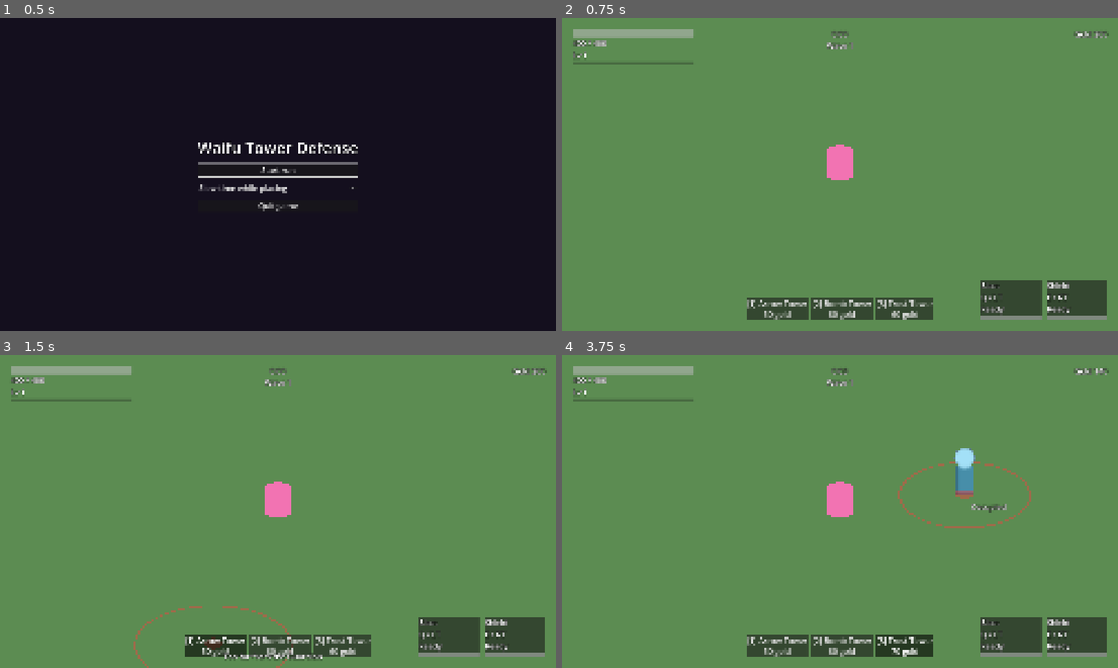
Above: before the commit, frames 1-4 (two rows, left to right).
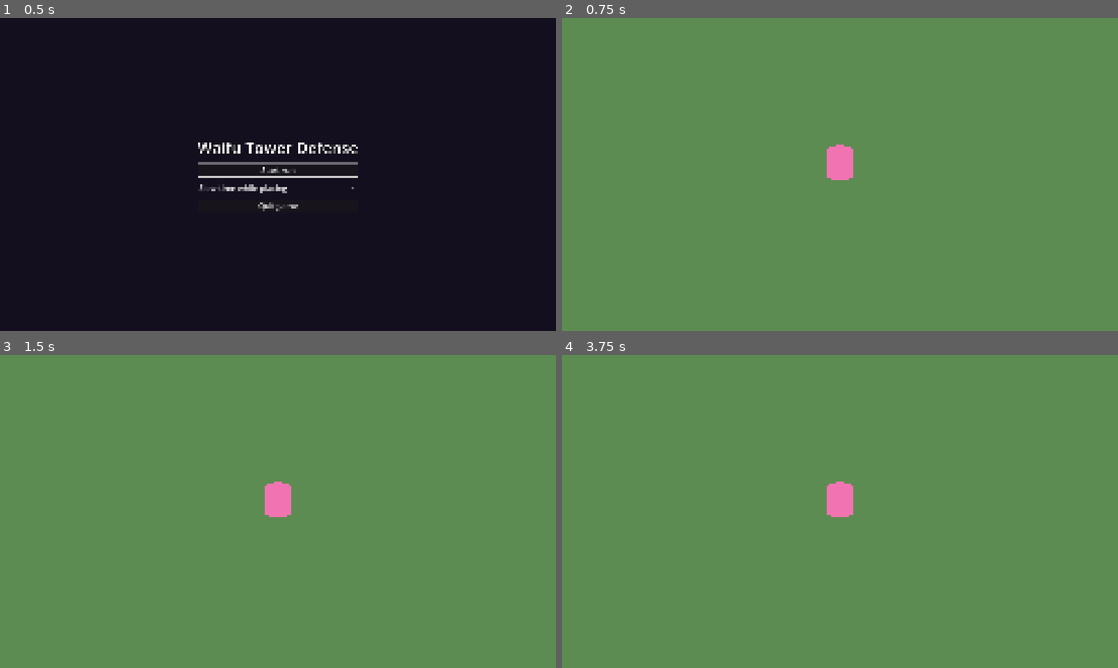
Above: after the commit, the same moments.

Repository: adrienlamotte/w-td
Game: Godot game, scene res://view/main.tscn
The game is run twice, just before and just after one commit, with the same random seed, the same clock (stepped at 60 frames per second) and the same inputs.
Inputs (mouse positions are in pixels of both pictures, inside the frame that each line leads up to):
- Up to frame 1 (0.5 s): no input
- Up to frame 2 (0.75 s): click "Start run" at 0.5 s
- Up to frame 3 (1.5 s): click (216, 646) at 1.25 s, where only the run before the commit has a clickable "[1] Arrow Tower 50 gold"
- Up to frame 4 (3.75 s): click (840, 646) at 2 s, where only the run before the commit has a clickable "[2] Bomb Tower 80 gold"; click (906, 646) at 2.75 s, where only the run before the commit has a clickable "[3] Frost Tower 60 gold"; tap Enter (ui_accept) at 3.5 s; move the mouse to (962, 495) at 3.52 s; hold R (tower_upgrade) from 3.53 s (still down); click (962, 495) at 3.6 s

Frame 1 is identical in both runs. In frame 2, 6.2% of the frame differs, in the area x 2-99%, y 3-97%; in frame 3, 6.6%; in frame 4, 7.1%.
Error after the commit: Parse Error: Could not resolve class "TowerStats", because of a parser error. (res://sim/sim_world.gd:150)

Commit message:
041: re-wrap stray mid-line tabs in tower_links and tower_stats (no behaviour change)
Co-Authored-By: Claude Opus 5.5 (1M context) <noreply@anthropic.com>

Diff:
--- a/game/sim/tower_links.gd
+++ b/game/sim/tower_links.gd
@@ -144,7 +144,8 @@
 				continue
 			var b := _aura_of[o]
 			# Higher aura_damage, then higher aura_cooldown, then lower uid.
-			if b < 0 or _ad[h] > _ad[b] or (_ad[h] == _ad[b] and (_ac[h] > _ac[b] 					or (_ac[h] == _ac[b] and towers.uid[h] < towers.uid[b]))):
+			if b < 0 or _ad[h] > _ad[b] or (_ad[h] == _ad[b] and (_ac[h] > _ac[b]
+					or (_ac[h] == _ac[b] and towers.uid[h] < towers.uid[b]))):
 				_aura_of[o] = h
 	for o in n:
 		var h := _aura_of[o]
--- a/game/sim/tower_stats.gd
+++ b/game/sim/tower_stats.gd
@@ -90,7 +90,7 @@
 	towers.thorns[t] = value(lv.thorns, s[5])
 	towers.mark_gold[t] = roundi(value(lv.mark_gold, s[6]))
 	towers.mark_ticks[t] = DataFiles.ticks(lv.mark_sec)
-	towers.reach[t] = value(lv.aura_radius, s[7]) if kind == TowerCatalog.Attack.AURA 			else value(lv.range, s[0]) if kind == TowerCatalog.Attack.REPAIR else 0.0
+	towers.reach[t] = value(lv.aura_radius, s[7]) if kind == TowerCatalog.Attack.AURA \n			else value(lv.range, s[0]) if kind == TowerCatalog.Attack.REPAIR else 0.0
 	towers.heal[t] = value(lv.heal, s[8])
 	towers.guardian_heal[t] = value(lv.guardian_heal, s[9])
 	towers.heal_targets[t] = int(lv.heal_targets)
